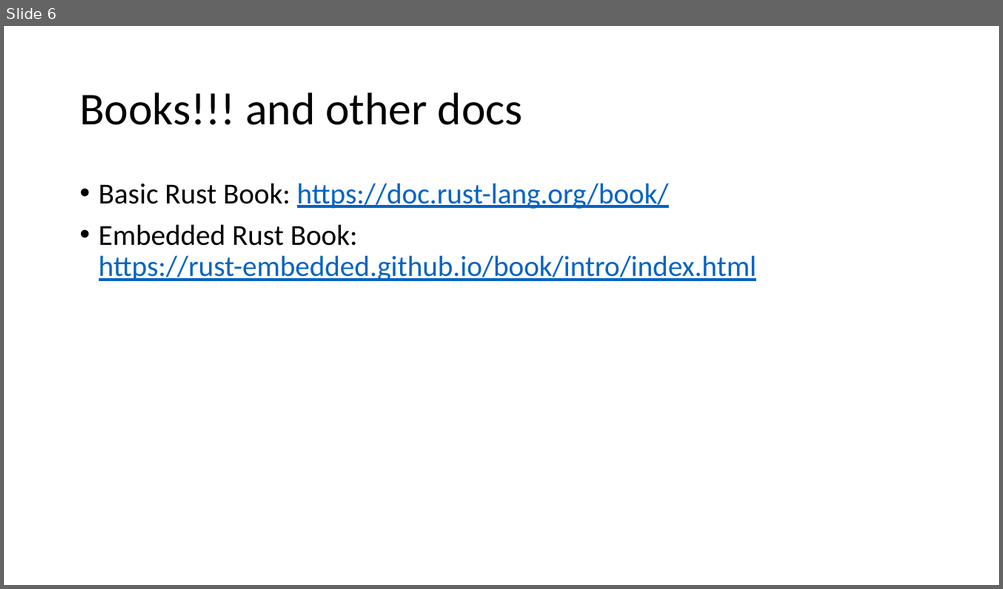
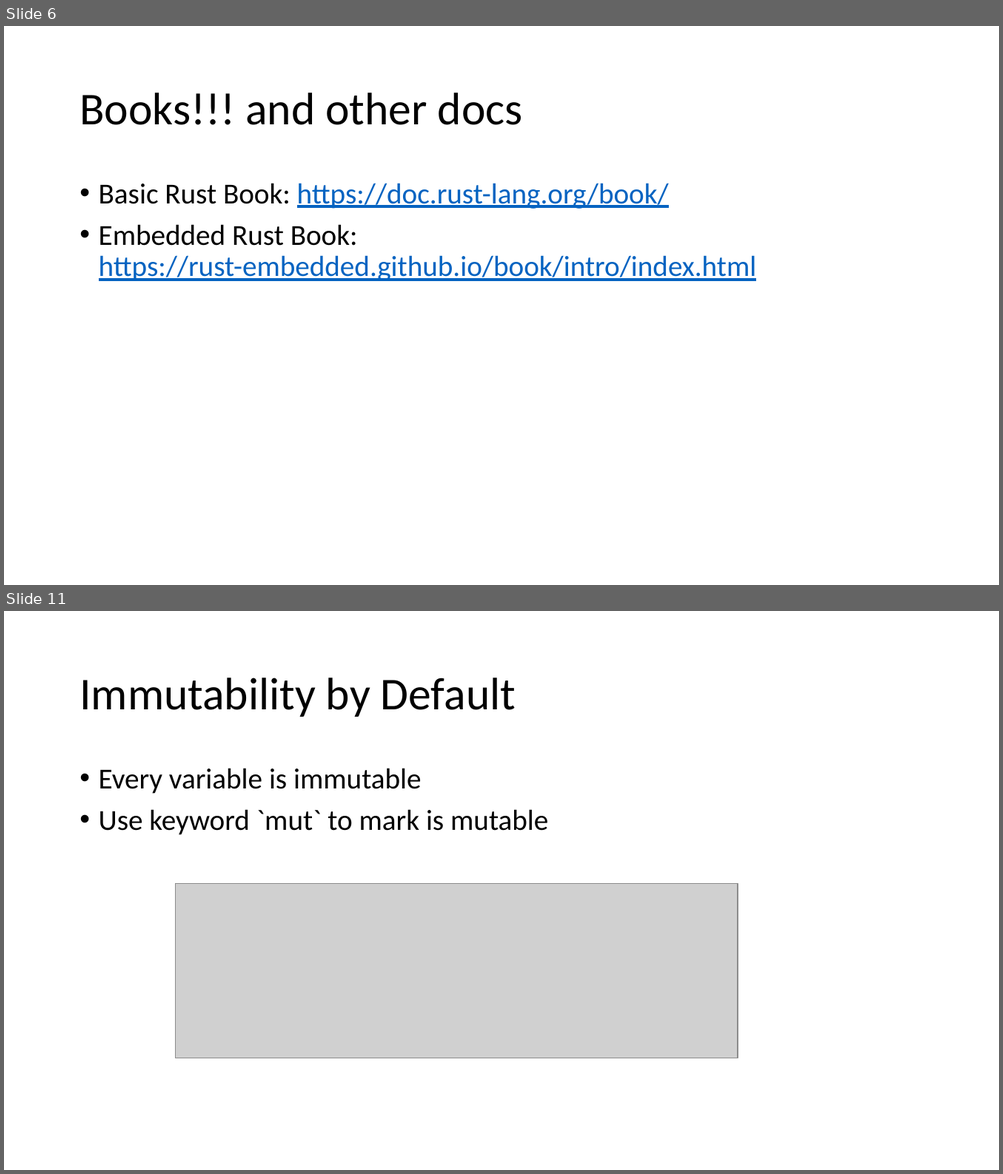
Before and after one commit to ProgrammerAL/Presentations-2019, a slide deck: 09-04 - Making the Case for Rust/Making the Case for Rust.pptx. Shown one above the other, each under a label of ours: slide 6 before the commit, slides 6 and 11 after it; the slides between them are not shown. The pictures are 1003x589 and 1003x1174 pixels, drawn with LibreOffice and Linux fonts; fonts in the diff are those of the drawing; grey boxes stand for pictures. Boxes give left, top, right and bottom in pixels: in the first picture for what was removed or moved away, otherwise in the second. Text is boxed around its words. In the diff, an @@ line names an element or a change of style, - is before the commit and + after.

```diff
--- a/09-04 - Making the Case for Rust/Making the Case for Rust.pptx
+++ b/09-04 - Making the Case for Rust/Making the Case for Rust.pptx
@@ slide 11 added at (4, 611, 999, 1170), background #FFFFFF @@
@@ title added at (79, 678, 515, 717), 44 pt, text #000000 @@
+Immutability by Default
@@ text added at (99, 768, 548, 835), 28 pt, text #000000 @@
+• Every variable is immutable
+• Use keyword `mut` to mark is mutable
@@ picture added at (176, 883, 737, 1059) @@
```
Also in this commit, not shown: 3 slides changed, 9 other slides added.
